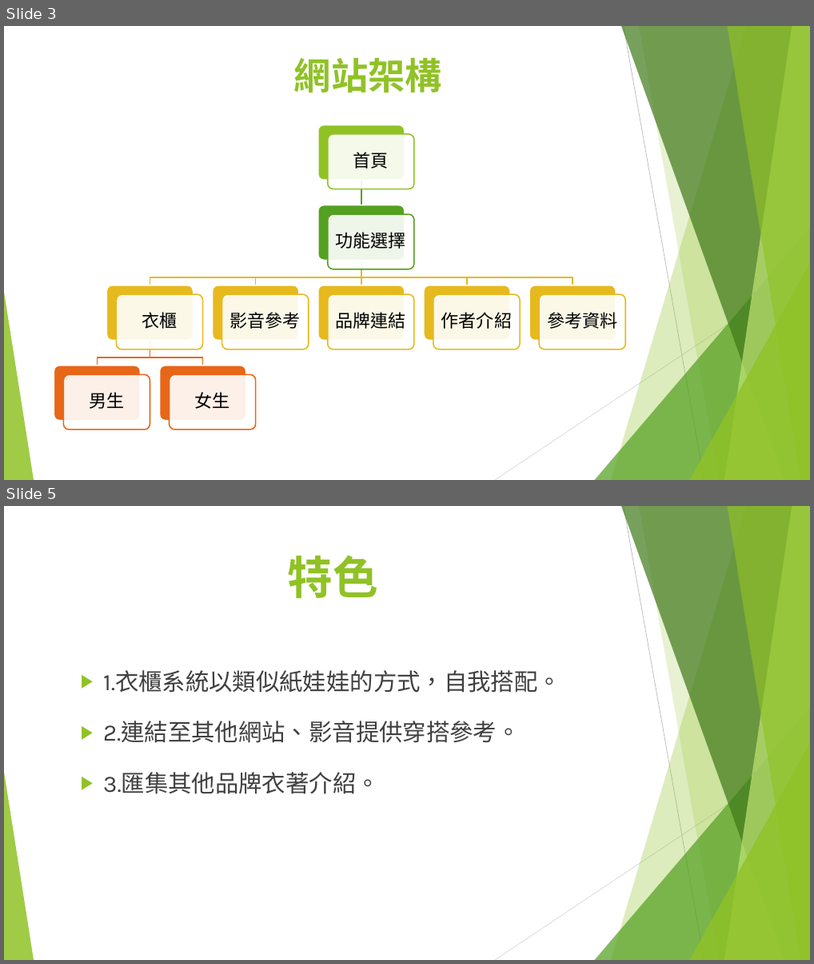
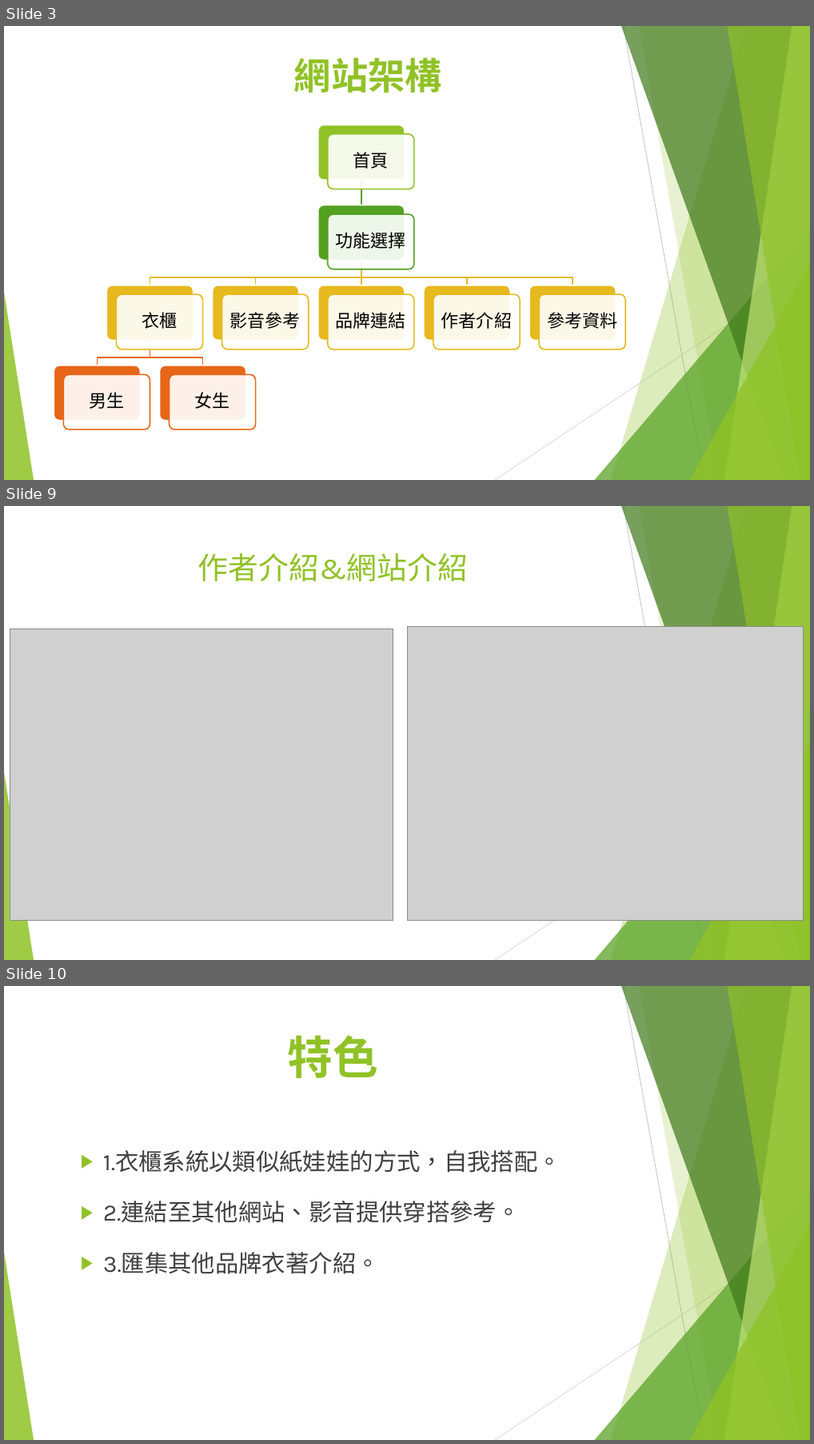
Before and after one commit to happy1103/SecretCloset, a slide deck: Webprograming/document/00457004+00457013.pptx. Shown one above the other, each under a label of ours: slides 3 and 5 before the commit, slides 3, 9 and 10 after it; the slides between them are not shown. The pictures are 814x964 and 814x1444 pixels, drawn with LibreOffice and Linux fonts; fonts in the diff are those of the drawing; grey boxes stand for pictures. Boxes give left, top, right and bottom in pixels: in the first picture for what was removed or moved away, otherwise in the second. Text is boxed around its words. In the diff, an @@ line names an element or a change of style, - is before the commit and + after.

```diff
--- a/Webprograming/document/00457004+00457013.pptx
+++ b/Webprograming/document/00457004+00457013.pptx
@@ slide 9 added at <box>4,506,810,960</box>, background #FFFFFF; not listed: 10 template elements that a slide beside it also shows @@
@@ title added at <box>198,553,468,581</box>, 36 pt, text #90C226 @@
+作者介紹&網站介紹
@@ picture added at <box>10,629,394,920</box> @@
@@ picture added at <box>407,626,804,920</box> @@
@@ what was slide 5 is now slide 10 @@
```
Also in this commit, not shown: 1 slide changed, 4 other slides added, 1 other file.
